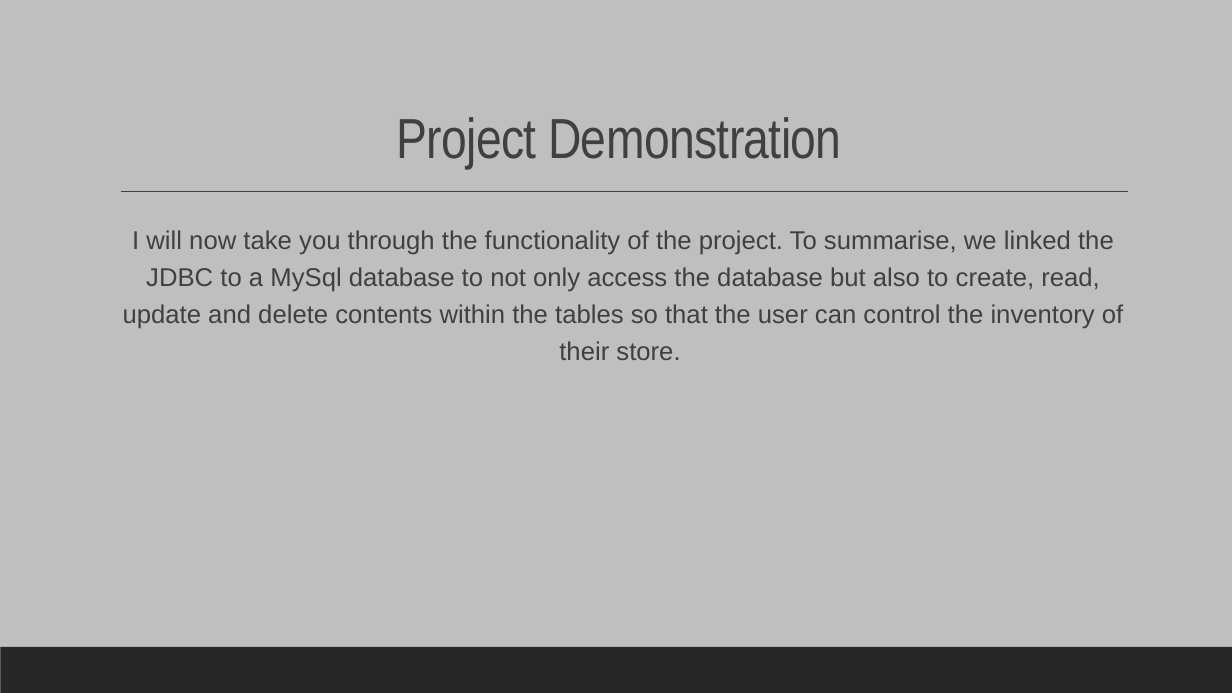
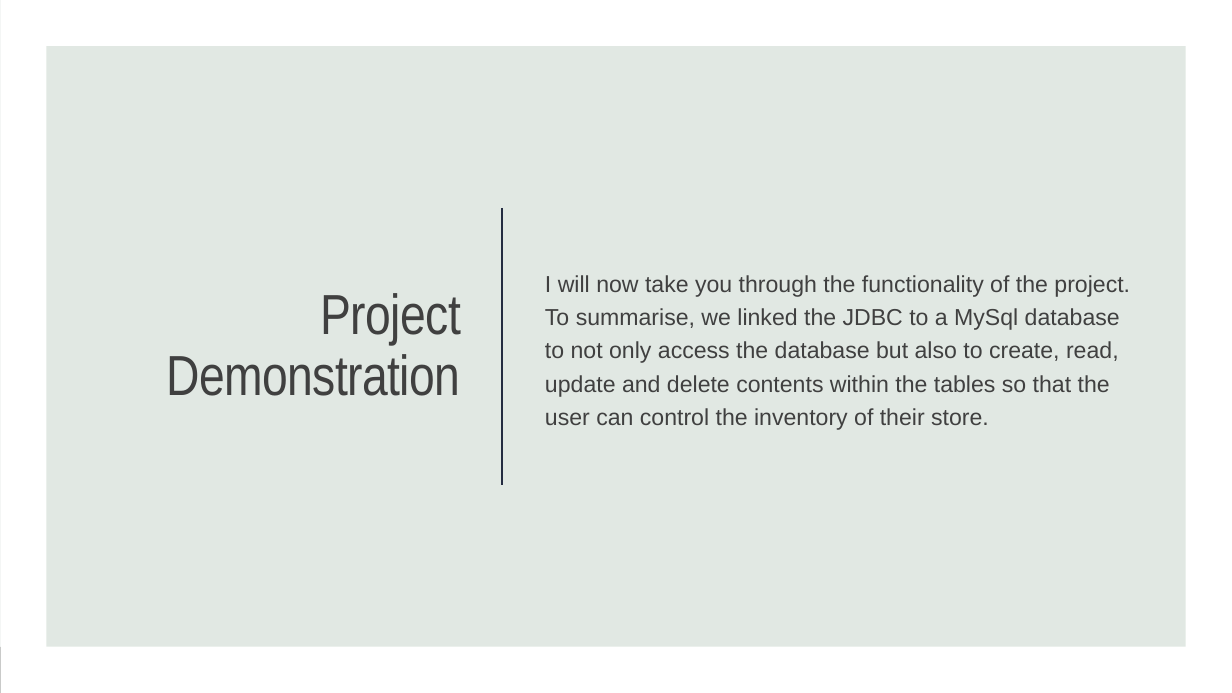
Before and after one commit to Arthurraffs/arthur-ims-project, a slide deck: slide 11 of ArthurIMS-presentation.pptx (slide 10 before the commit). Drawn at 1232x693 pixels with LibreOffice and Linux fonts; fonts in the diff are those of the drawing. Boxes give left, top, right and bottom in pixels: in the first picture for what was removed or moved away, otherwise in the second. Text is boxed around its words. In the diff, an @@ line names an element or a change of style, - is before the commit and + after.

```diff
--- a/ArthurIMS-presentation.pptx
+++ b/ArthurIMS-presentation.pptx
@@ background #BFBFBF to #E1E8E4 @@
@@ rectangle added at bbox=[0, 0, 1232, 693], fill #FFFFFF @@
@@ rectangle added at bbox=[46, 46, 1186, 647], fill #E1E8E4 @@
@@ title "Project Demonstration": place and size @@
-title "Project Demonstration" at bbox=[396, 117, 841, 169]
+title "Project Demonstration" at bbox=[167, 293, 461, 396]
@@ title "Project Demonstration" at bbox=[167, 293, 461, 396]: alignment centre to right; vertical alignment bottom to middle @@
@@ text "I will now take you ...": place and size @@
-text "I will now take you ..." at bbox=[123, 230, 1123, 360]
+text "I will now take you ..." at bbox=[545, 275, 1130, 430]
@@ text "I will now take you ..." at bbox=[545, 275, 1130, 430]: size 20 to 18 pt; alignment centre to left; vertical alignment top to middle @@
@@ line removed from (121, 192) to (1128, 192) @@
@@ line added from (503, 208) to (503, 485), #242C41 1.5 pt @@
```
Also in this commit, not shown: 3 other slides changed, 1 slide added, 1 other file.
